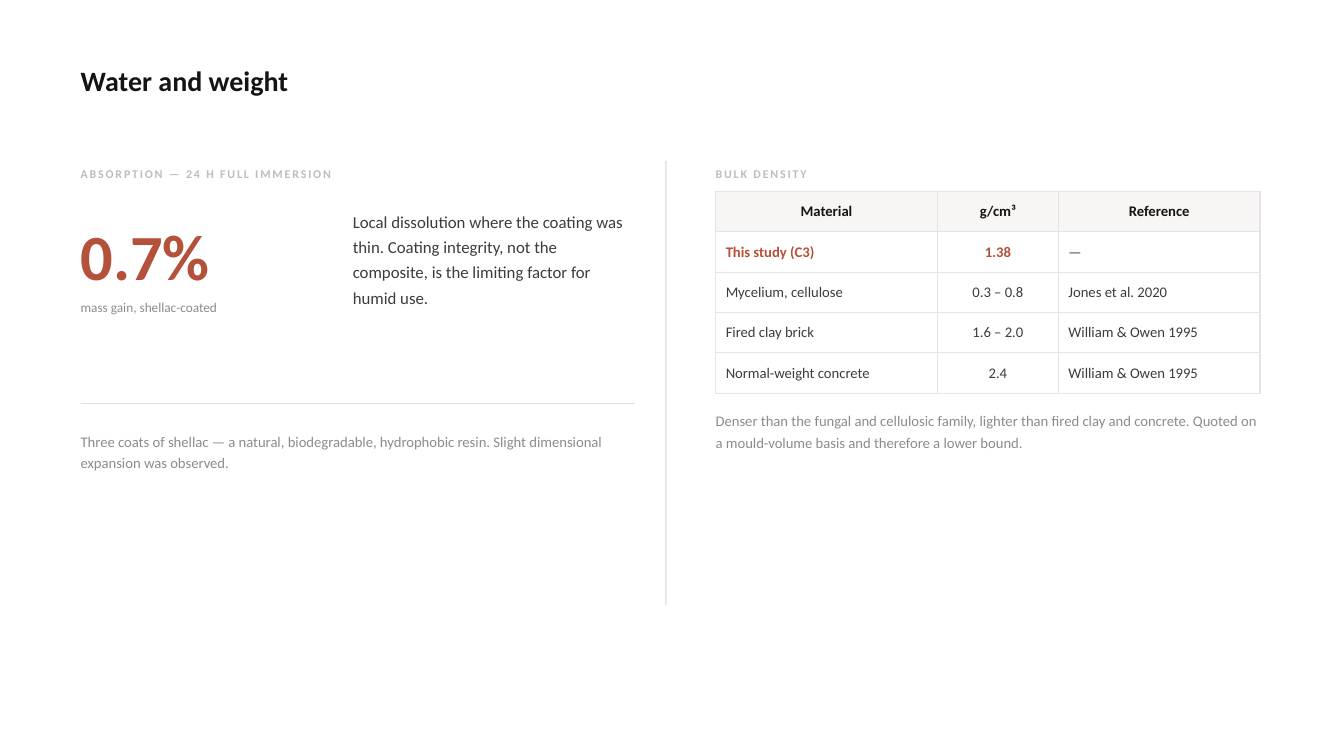
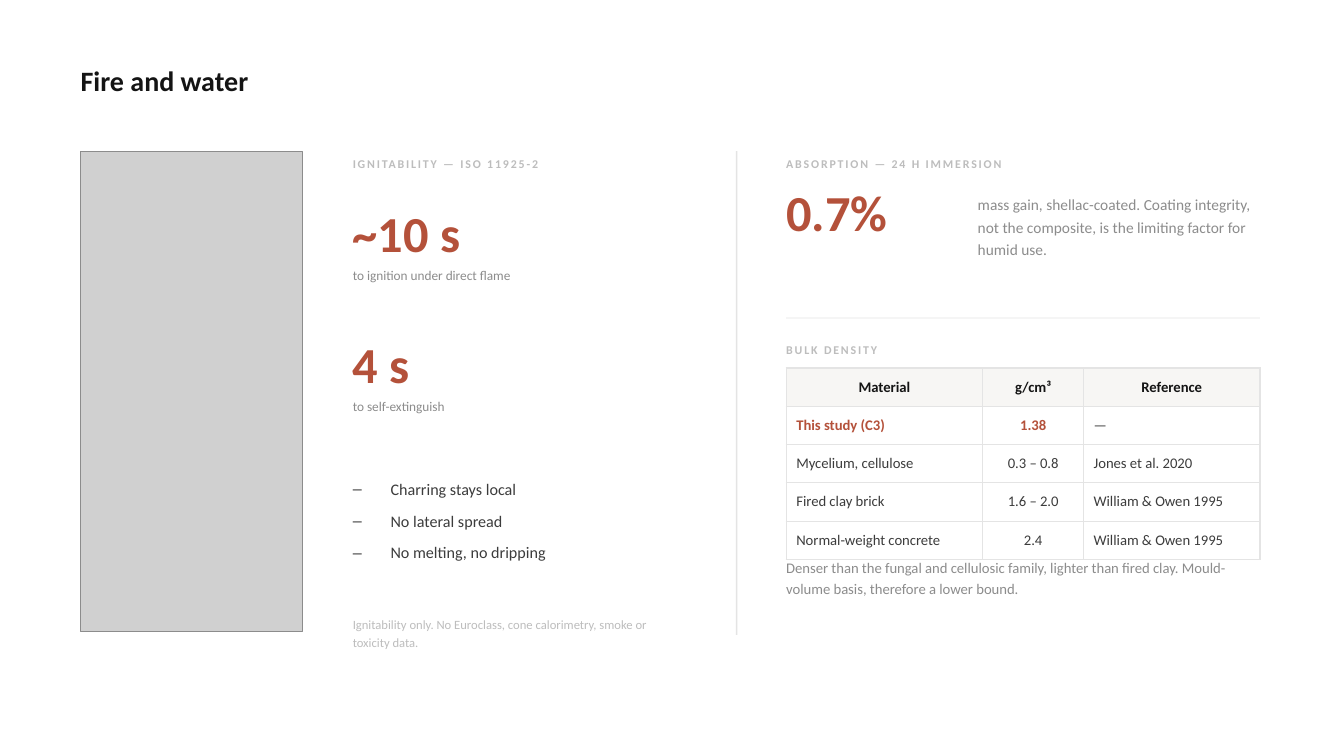
Before and after one commit to bunal91/sanat-ve-mekan, a slide deck: slide 19 of konferans-bildirisi/06-sunum/ICSMMEP26_Presentation_Unal.pptx (slide 17 before the commit). Drawn at 1344x756 pixels with LibreOffice and Linux fonts; fonts in the diff are those of the drawing; grey boxes stand for pictures. Boxes give left, top, right and bottom in pixels: in the first picture for what was removed or moved away, otherwise in the second. Text is boxed around its words. In the diff, an @@ line names an element or a change of style, - is before the commit and + after.

```diff
--- a/konferans-bildirisi/06-sunum/ICSMMEP26_Presentation_Unal.pptx
+++ b/konferans-bildirisi/06-sunum/ICSMMEP26_Presentation_Unal.pptx
@@ text at (x1=81, y1=71, x2=249, y2=92): text changed @@
-Water and weight
+Fire and water
@@ picture added at (x1=81, y1=151, x2=302, y2=632) @@
@@ text added at (x1=511, y1=160, x2=517, y2=168), 8.5 pt, text #BDBDBD, bold @@
+IGNITABILITY — ISO 11925-2
@@ rectangle resized from (x1=665, y1=161, x2=666, y2=605) to (x1=736, y1=151, x2=737, y2=635) @@
@@ text at (x1=786, y1=160, x2=1002, y2=168): text changed @@
-ABSORPTION — 24 H FULL IMMERSION
+ABSORPTION — 24 H IMMERSION
@@ text "0.7%" moved from (x1=81, y1=235, x2=210, y2=281) to (x1=786, y1=196, x2=887, y2=232) @@
@@ text "0.7%" at (x1=786, y1=196, x2=887, y2=232): size 46 to 36 pt @@
@@ text at (x1=978, y1=199, x2=1250, y2=255): text changed; size 12 to 11 pt; text colour #3C3C3C to #8C8C8C @@
-Local dissolution where the coating was thin. Coating integrity, not the composite, is the limiting factor for humid use.
+mass gain, shellac-coated. Coating integrity, not the composite, is the limiting factor for humid use.
@@ text added at (x1=353, y1=219, x2=460, y2=253), 36 pt, text #B4513A, bold @@
+~10 s
@@ text added at (x1=353, y1=271, x2=511, y2=282), 9.5 pt, text #8C8C8C @@
+to ignition under direct flame
@@ text removed at (x1=81, y1=303, x2=217, y2=314) @@
-mass gain, shellac-coated
@@ rectangle resized from (x1=81, y1=403, x2=635, y2=404) to (x1=786, y1=318, x2=1260, y2=319) @@
@@ text added at (x1=353, y1=350, x2=410, y2=384), 36 pt, text #B4513A, bold @@
+4 s
@@ text "BULK DENSITY" moved from (x1=716, y1=170, x2=806, y2=178) to (x1=786, y1=346, x2=877, y2=354) @@
@@ table resized from (x1=716, y1=192, x2=1260, y2=385) to (x1=786, y1=368, x2=1260, y2=552) @@
@@ text added at (x1=353, y1=402, x2=445, y2=413), 9.5 pt, text #8C8C8C @@
+to self-extinguish
@@ text removed at (x1=81, y1=437, x2=601, y2=471) @@
-Three coats of shellac — a natural, biodegradable, hydrophobic resin. Slight dimensional expansion was observed.
@@ text added at (x1=391, y1=484, x2=545, y2=561), 11.5 pt, text #3C3C3C @@
+– Charring stays local
+– No lateral spread
+– No melting, no dripping
@@ text at (x1=786, y1=563, x2=1225, y2=596): text changed @@
-Denser than the fungal and cellulosic family, lighter than fired clay and concrete. Quoted on a mould-volume basis and therefore a lower bound.
+Denser than the fungal and cellulosic family, lighter than fired clay. Mould-volume basis, therefore a lower bound.
@@ text added at (x1=353, y1=620, x2=647, y2=649), 9 pt, text #BDBDBD @@
+Ignitability only. No Euroclass, cone calorimetry, smoke or toxicity data.
```
Also in this commit, not shown: 6 other slides changed, 6 slides added, 4 slides removed, 4 other files.
